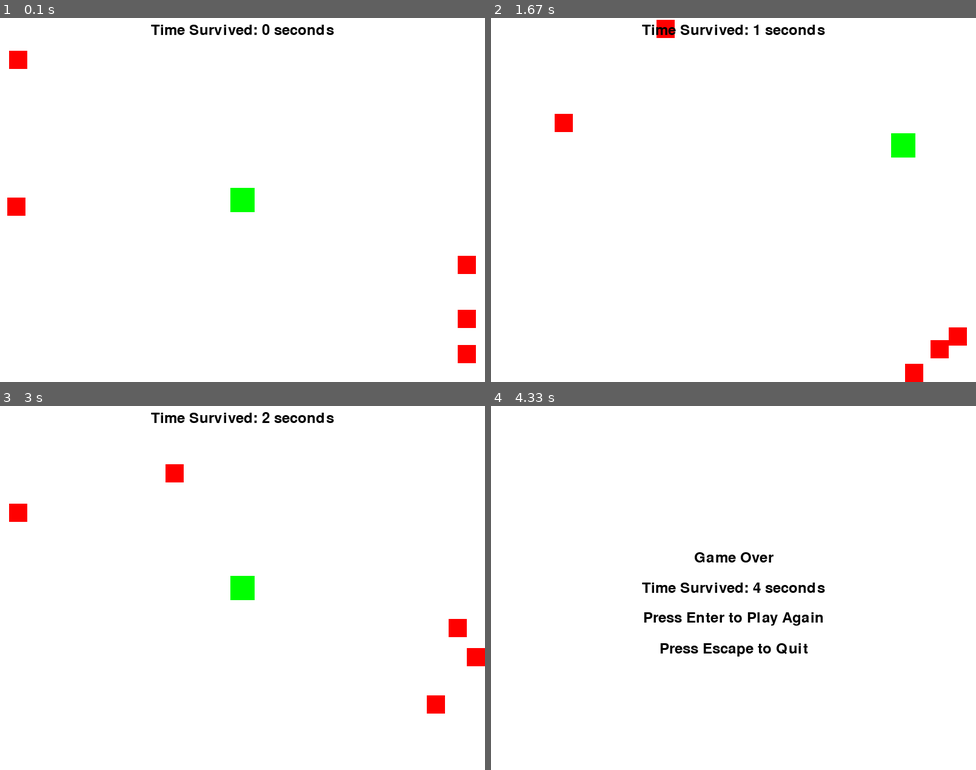
Above: before the commit, frames 1-4 (two rows, left to right).
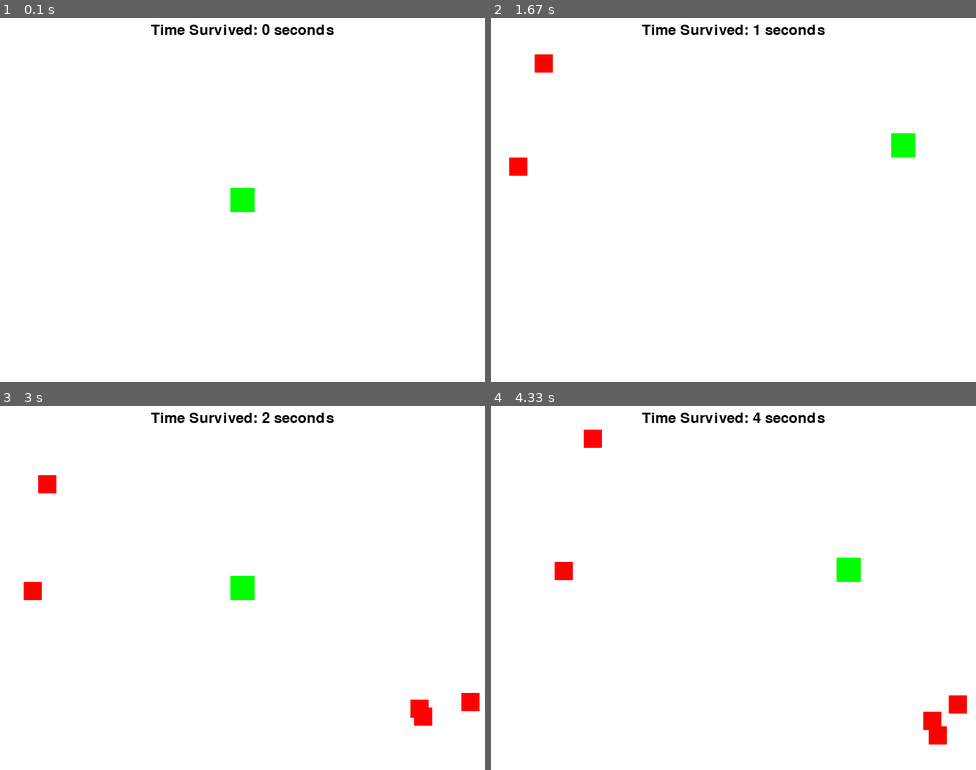
Above: after the commit, the same moments.

Repository: brandoncopeman/pygameGeoWarsLike
Game: pygame game, started from main.py
Two runs of this game, one before a commit and one after it. Both use one fixed random seed, a clock stepped at 60 frames per second and the inputs below.
Inputs:
- Up to frame 1 (0.1 s): no input
- Up to frame 2 (1.67 s): hold D 0.33-0.8 s; hold W 0.83-1.13 s; hold D 1.17-1.63 s
- Up to frame 3 (3 s): hold A 1.67-2.2 s; hold S 2.23-2.53 s; hold A 2.57-2.97 s
- Up to frame 4 (4.33 s): hold W 3-3.37 s; hold D 3.4-4.03 s; hold S from 4.07 s (still down)

The runs differ from the first frame. In frame 1, 0.9% of the frame differs, in the area x 1-99%, y 9-95%; in frame 2, 1.3%; in frame 3, 1.7%; in frame 4, 3.4%, in the area x 13-99%, y 1-93%.

Commit message:
updated enemies spawn after 1 second and player has more realistic diagonal speed

Diff:
--- a/enemy.py
+++ b/enemy.py
@@ -8,36 +8,46 @@
         self.image = pygame.Surface((30, 30))
         self.image.fill(RED)
         self.rect = self.image.get_rect()
+
+        # Spawn randomly off-screen on any side
         if random.choice([True, False]):
-          # Spawn off the left or right side
+            # Spawn off the left or right side
             self.rect.x = random.choice([-self.rect.width, SCREEN_WIDTH])
             self.rect.y = random.randint(0, SCREEN_HEIGHT - self.rect.height)
         else:
             # Spawn off the top or bottom side
             self.rect.x = random.randint(0, SCREEN_WIDTH - self.rect.width)
             self.rect.y = random.choice([-self.rect.height, SCREEN_HEIGHT])
-        #spwawn randomly
-        #self.rect.x = random.randint(0, SCREEN_WIDTH - self.rect.width)
-        #self.rect.y = random.randint(0, SCREEN_HEIGHT - self.rect.height)
+
         self.speed = 3
         self.vel_x = random.choice([-1, 1]) * self.speed
         self.vel_y = random.choice([-1, 1]) * self.speed
 
+        # Set a random delay for when the enemy should start moving
+        self.enter_delay = random.randint(1000, 3000)  # Delay between 1 and 3 seconds
+        self.spawn_time = pygame.time.get_ticks()  # Record the time when the enemy is created
+
     def update(self):
-        # Adjust velocity randomly to create smoother movement
-        if random.random() < 0.05:  # 5% chance to change direction
-            self.vel_x = random.choice([-1, 0, 1]) * self.speed
-            self.vel_y = random.choice([-1, 0, 1]) * self.speed
+        # Get the current time
+        current_time = pygame.time.get_ticks()
 
-        # Update position based on velocity
-        self.rect.x += self.vel_x
-        self.rect.y += self.vel_y
+        # Check if the delay has passed
+        if current_time - self.spawn_time > self.enter_delay:
+            # 5% chance to change direction randomly for erratic movement
+            if random.random() < 0.05:
+                self.vel_x = random.choice([-1, 0, 1]) * self.speed
+                self.vel_y = random.choice([-1, 0, 1]) * self.speed
 
-        # Keep the enemy within bounds
-        if self.rect.left < 0 or self.rect.right > SCREEN_WIDTH:
-            self.vel_x = -self.vel_x  # Reverse direction on collision with screen edge
-        if self.rect.top < 0 or self.rect.bottom > SCREEN_HEIGHT:
-            self.vel_y = -self.vel_y  # Reverse direction on collision with screen edge
+            # Update position based on velocity
+            self.rect.x += self.vel_x
+            self.rect.y += self.vel_y
 
-        self.rect.x = max(0, min(self.rect.x, SCREEN_WIDTH - self.rect.width))
-        self.rect.y = max(0, min(self.rect.y, SCREEN_HEIGHT - self.rect.height))
+            # Reverse direction if hitting the screen edges
+            if self.rect.left < 0 or self.rect.right > SCREEN_WIDTH:
+                self.vel_x = -self.vel_x
+            if self.rect.top < 0 or self.rect.bottom > SCREEN_HEIGHT:
+                self.vel_y = -self.vel_y
+
+            # Ensure the enemy stays within bounds after entering
+            self.rect.x = max(0, min(self.rect.x, SCREEN_WIDTH - self.rect.width))
+            self.rect.y = max(0, min(self.rect.y, SCREEN_HEIGHT - self.rect.height))
--- a/player.py
+++ b/player.py
@@ -12,14 +12,24 @@
         self.speed = 5
 
     def update(self, keys):
+        # Track movement in both x and y directions
+        dx, dy = 0, 0
         if keys[pygame.K_a]:
-            self.rect.x -= self.speed
+            dx -= self.speed
         if keys[pygame.K_d]:
-            self.rect.x += self.speed
+            dx += self.speed
         if keys[pygame.K_w]:
-            self.rect.y -= self.speed
+            dy -= self.speed
         if keys[pygame.K_s]:
-            self.rect.y += self.speed
+            dy += self.speed
+
+          # Normalize diagonal movement to maintain consistent speed
+        if dx != 0 and dy != 0:
+            dx *= 0.7071  # Approximately 1/sqrt(2)
+            dy *= 0.7071
+             # Update the player's position
+        self.rect.x += dx
+        self.rect.y += dy
 
         # Keep the player within bounds
         self.rect.x = max(0, min(self.rect.x, SCREEN_WIDTH - self.rect.width))
